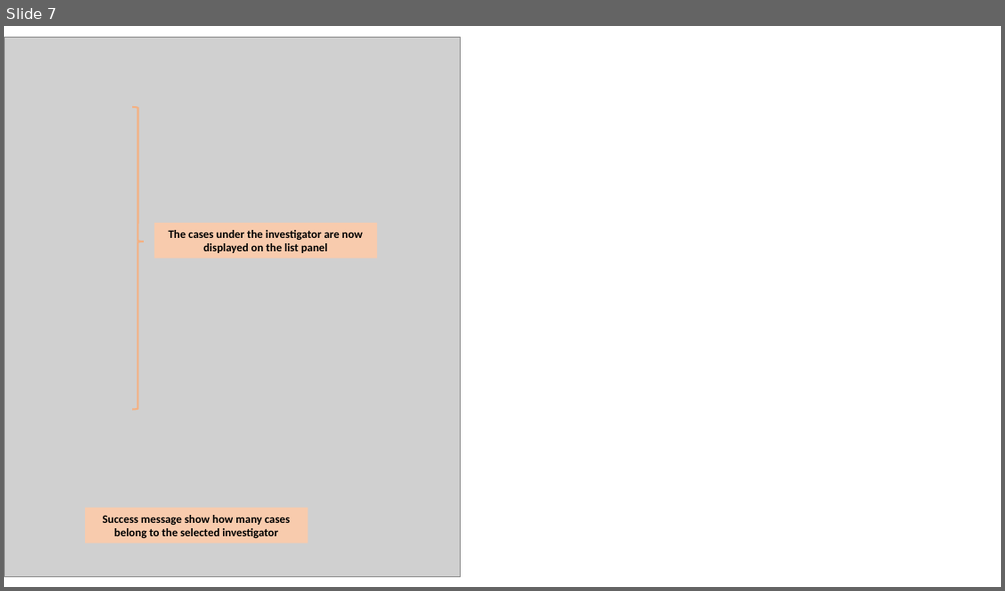
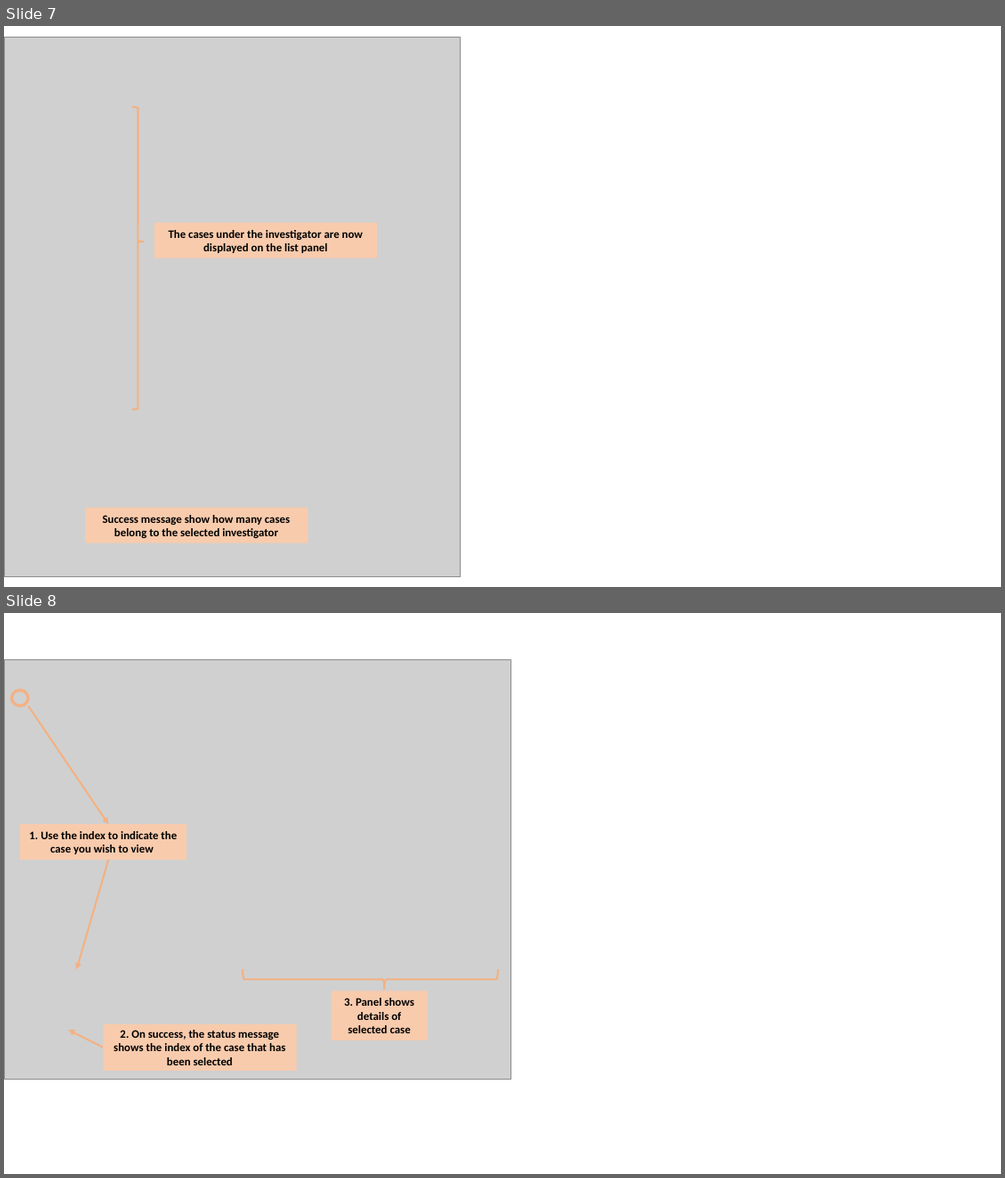
Before and after one commit to quentinkhoo/main, a slide deck: docs/diagrams/UG SS.pptx. Shown one above the other, each under a label of ours: slide 7 before the commit, slides 7 and 8 after it. The pictures are 1005x591 and 1005x1178 pixels, drawn with LibreOffice and Linux fonts; fonts in the diff are those of the drawing; grey boxes stand for pictures. Boxes give left, top, right and bottom in pixels: in the first picture for what was removed or moved away, otherwise in the second. Text is boxed around its words. In the diff, an @@ line names an element or a change of style, - is before the commit and + after.

```diff
--- a/docs/diagrams/UG SS.pptx
+++ b/docs/diagrams/UG SS.pptx
@@ slide 8 added at [4, 613, 1001, 1174], background #FFFFFF @@
@@ picture added at [4, 660, 511, 1078] @@
@@ ellipse added at [11, 690, 28, 706], outline #F4B183 2.75 pt @@
@@ arrow added from (29, 706) to (109, 824), #F4B183 1.75 pt @@
@@ rectangle added at [20, 824, 186, 859], fill #F8CBAD, 11 pt, text #000000, bold @@
+1. Use the index to indicate the case you wish to view
@@ arrow added from (109, 860) to (77, 969), #F4B183 1.75 pt @@
@@ right brace added at [243, 969, 498, 989], outline #F4B183 1.75 pt @@
@@ rectangle added at [332, 990, 428, 1040], fill #F8CBAD, 11 pt, text #000000, bold @@
+3. Panel shows details of selected case
@@ arrow added from (104, 1047) to (68, 1030), #F4B183 1.75 pt @@
@@ rectangle added at [104, 1024, 297, 1070], fill #F8CBAD, 11 pt, text #000000, bold @@
+2. On success, the status message shows the index of the case that has been selected
```
Also in this commit, not shown: 2 other files.
